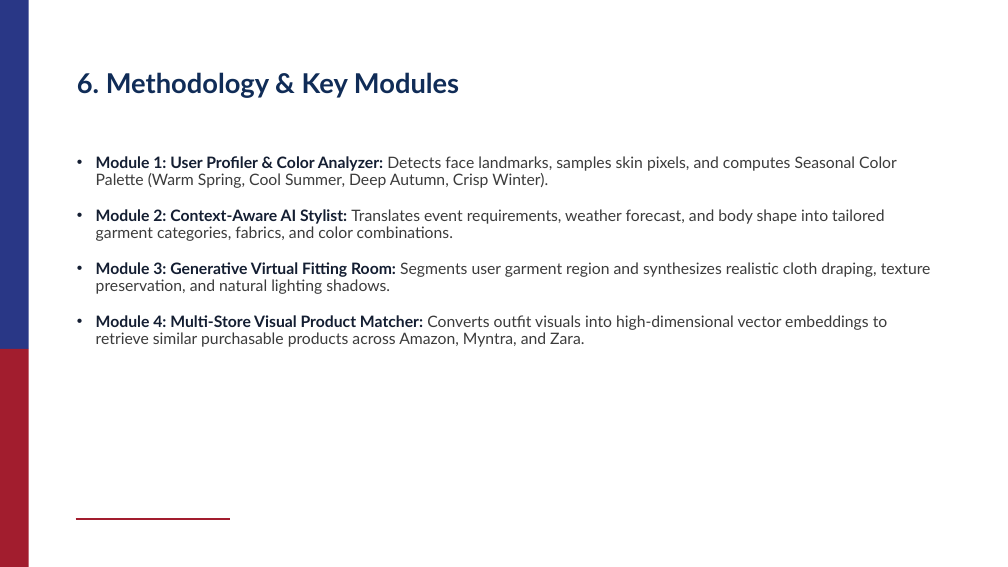
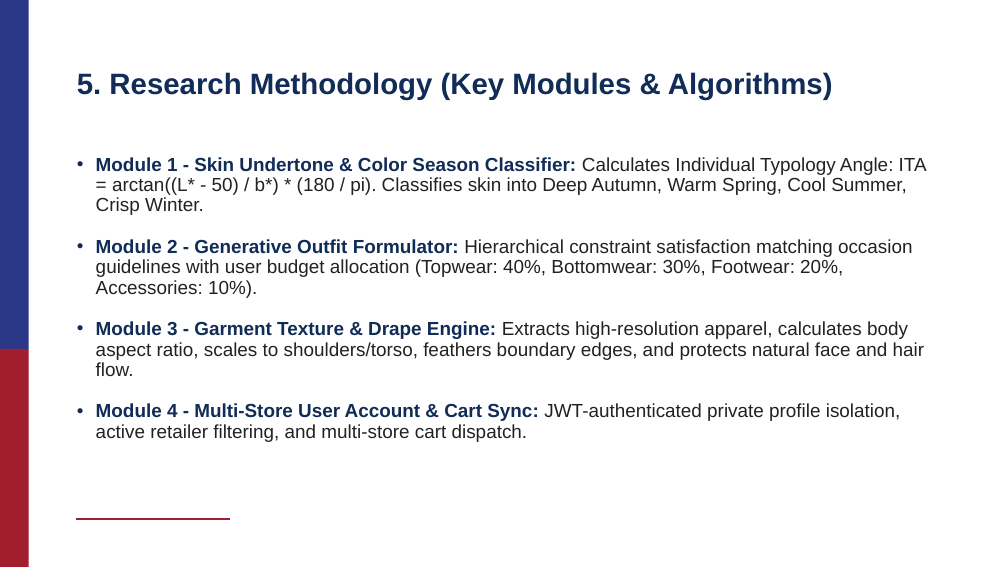
Before and after one commit to Milee-Goyal/DrapeAI, a slide deck: slide 8 of docs/DrapeAI_Synopsis_Presentation.pptx. Drawn at 1008x567 pixels with LibreOffice and Linux fonts; fonts in the diff are those of the drawing; background and template pictures are left out. Boxes give left, top, right and bottom in pixels: in the first picture for what was removed or moved away, otherwise in the second. Text is boxed around its words. In the diff, an @@ line names an element or a change of style, - is before the commit and + after.

Commit message:
Add college-template presentation based on required outline (Introduction, Literature Review, Research Gap, Objectives, Methodology, Results, Conclusion, Future Scope)

```diff
--- a/docs/DrapeAI_Synopsis_Presentation.pptx
+++ b/docs/DrapeAI_Synopsis_Presentation.pptx
@@ title at [77,72,833,100]: text changed; size 26 to 28 pt; font Lato to Arial @@
-6. Methodology & Key Modules
+5. Research Methodology (Key Modules & Algorithms)
@@ text at [96,157,927,442]: text changed; size 15 to 18 pt; font Lato to Arial; text colour #3C3C3C to #222222 @@
-• Module 1: User Profiler & Color Analyzer: Detects face landmarks, samples skin pixels, and computes Seasonal Color Palette (Warm Spring, Cool Summer, Deep Autumn, Crisp Winter).
-• Module 2: Context-Aware AI Stylist: Translates event requirements, weather forecast, and body shape into tailored garment categories, fabrics, and color combinations.
-• Module 3: Generative Virtual Fitting Room: Segments user garment region and synthesizes realistic cloth draping, texture preservation, and natural lighting shadows.
-• Module 4: Multi-Store Visual Product Matcher: Converts outfit visuals into high-dimensional vector embeddings to retrieve similar purchasable products across Amazon, Myntra, and Zara.
+• Module 1 - Skin Undertone & Color Season Classifier: Calculates Individual Typology Angle: ITA = arctan((L* - 50) / b*) * (180 / pi). Classifies skin into Deep Autumn, Warm Spring, Cool Summer, Crisp Winter.
+• Module 2 - Generative Outfit Formulator: Hierarchical constraint satisfaction matching occasion guidelines with user budget allocation (Topwear: 40%, Bottomwear: 30%, Footwear: 20%, Accessories: 10%).
+• Module 3 - Garment Texture & Drape Engine: Extracts high-resolution apparel, calculates body aspect ratio, scales to shoulders/torso, feathers boundary edges, and protects natural face and hair flow.
+• Module 4 - Multi-Store User Account & Cart Sync: JWT-authenticated private profile isolation, active retailer filtering, and multi-store cart dispatch.
```
Also in this commit, not shown: 6 other slides changed, 6 slides added, 8 slides removed, 2 other files.
